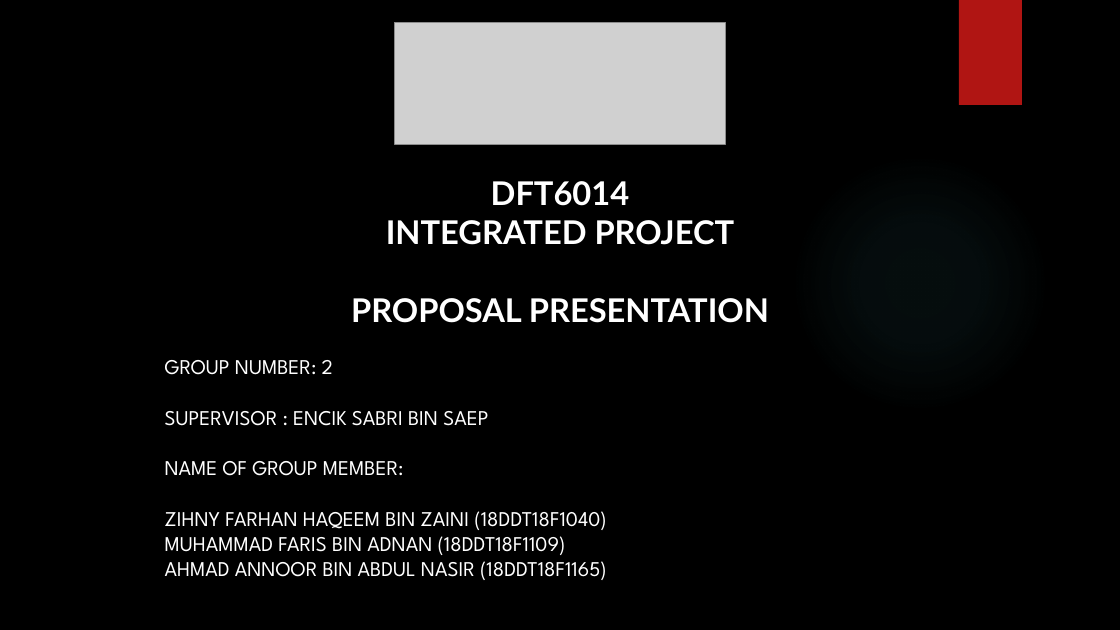
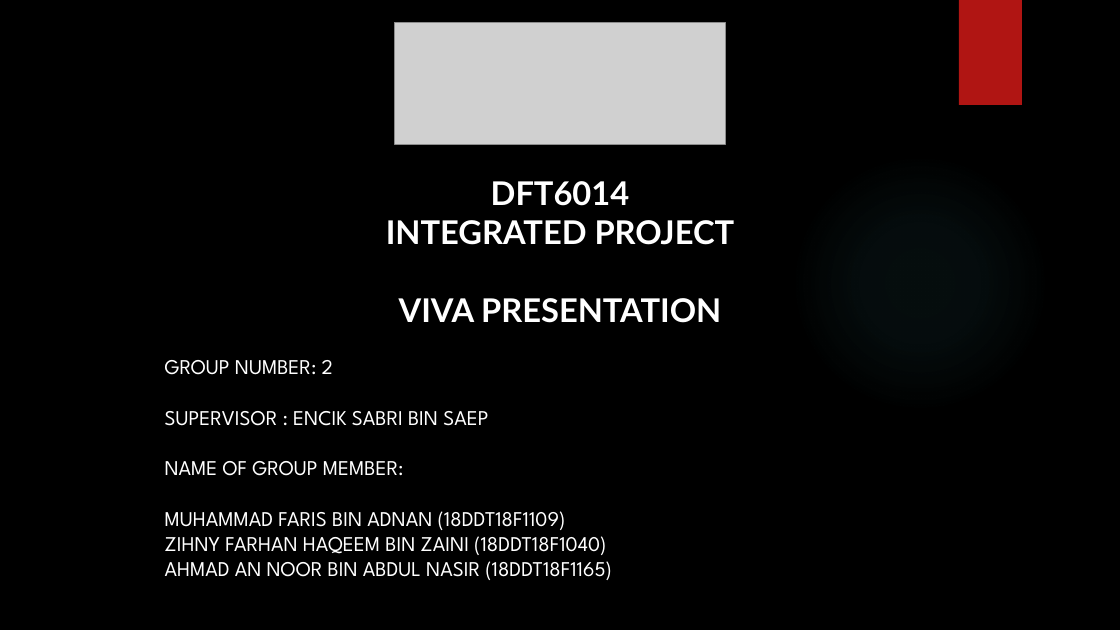
Before and after one commit to FarissAdnann/FYPGROUP2, a slide deck: slide 1 of Faris/Laporan/Presentation1.pptx. Drawn at 1120x630 pixels with LibreOffice and Linux fonts; fonts in the diff are those of the drawing; grey boxes stand for pictures; background and template pictures are left out. Boxes give left, top, right and bottom in pixels: in the first picture for what was removed or moved away, otherwise in the second. Text is boxed around its words. In the diff, an @@ line names an element or a change of style, - is before the commit and + after.

```diff
--- a/Faris/Laporan/Presentation1.pptx
+++ b/Faris/Laporan/Presentation1.pptx
@@ text at [399,298,721,323]: text changed @@
-PROPOSAL PRESENTATION
+VIVA PRESENTATION
@@ text at [165,511,566,530]: paragraph added @@
+MUHAMMAD FARIS BIN ADNAN (18DDT18F1109)
@@ text at [165,561,612,580]: text changed @@
-MUHAMMAD FARIS BIN ADNAN (18DDT18F1109)
-AHMAD ANNOOR BIN ABDUL NASIR (18DDT18F1165)
+AHMAD AN NOOR BIN ABDUL NASIR (18DDT18F1165)
```
Also in this commit, not shown: 3 other slides changed, 45 other files.
